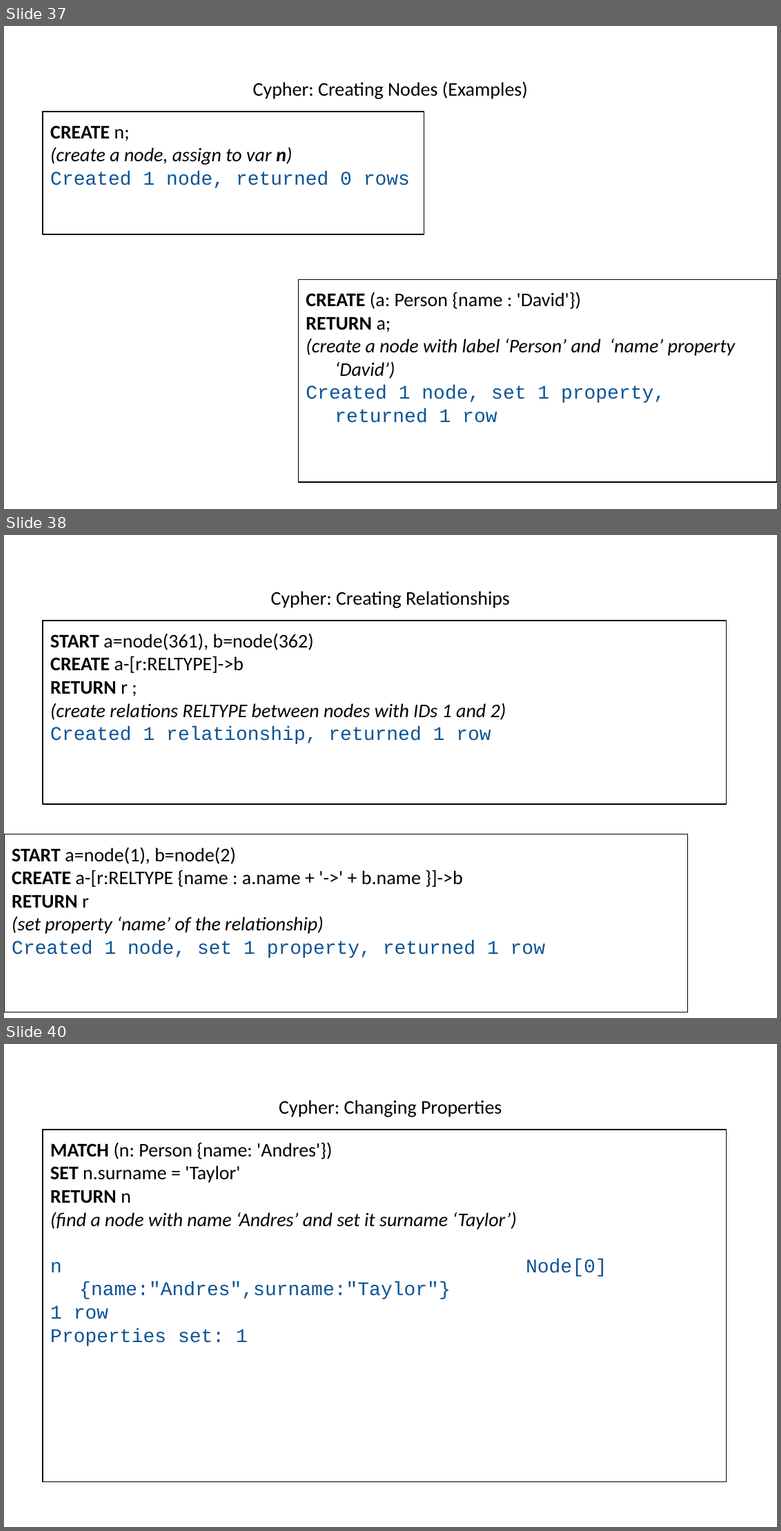
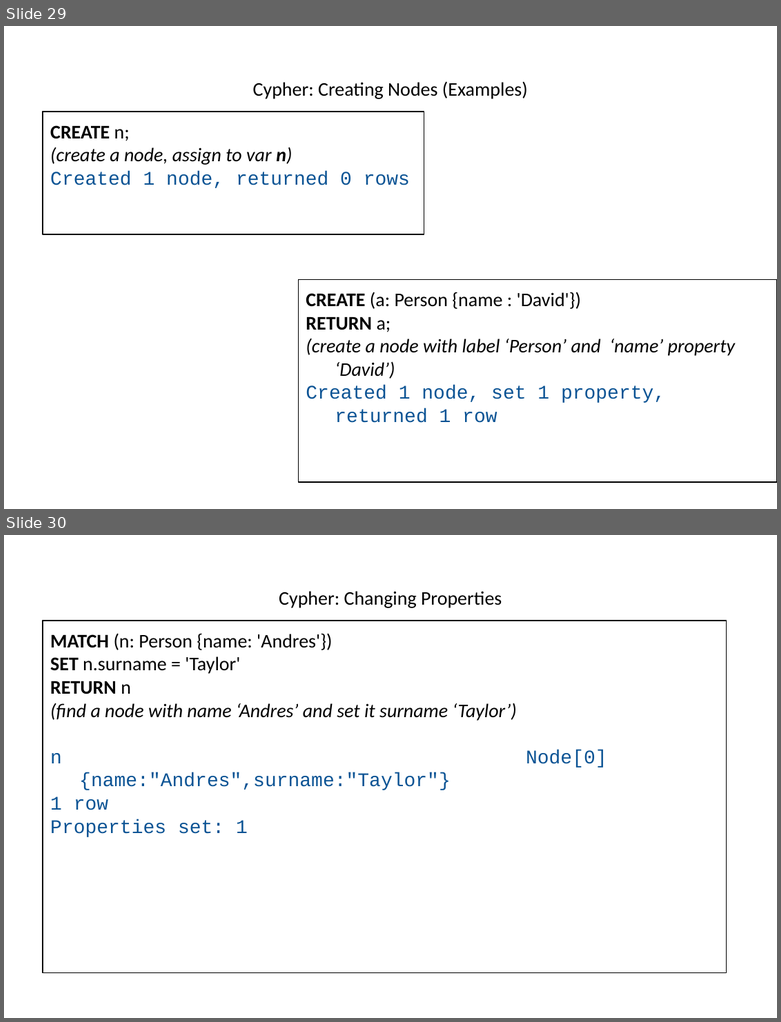
Before and after one commit to hogeschool/INFDEV026B, a slide deck: Lecture 5.pptx. Shown one above the other, each under a label of ours: slides 37, 38 and 40 before the commit, slides 29 and 30 after it; the slides between them are not shown. The pictures are 781x1531 and 781x1022 pixels, drawn with LibreOffice and Linux fonts; fonts in the diff are those of the drawing. Boxes give left, top, right and bottom in pixels: in the first picture for what was removed or moved away, otherwise in the second. Text is boxed around its words. In the diff, an @@ line names an element or a change of style, - is before the commit and + after.

```diff
--- a/Lecture 5.pptx
+++ b/Lecture 5.pptx
@@ slide 38 removed at <box>4,535,777,1018</box>, background #FFFFFF @@
@@ title removed at <box>271,591,510,608</box> @@
-Cypher: Creating Relationships
@@ text removed at <box>43,621,726,805</box> @@
-START a=node(361), b=node(362)
-CREATE a-[r:RELTYPE]->b
-RETURN r ;
-(create relations RELTYPE between nodes with IDs 1 and 2)
-Created 1 relationship, returned 1 row
@@ text removed at <box>4,834,688,1012</box> @@
-START a=node(1), b=node(2)
-CREATE a-[r:RELTYPE {name : a.name + '->' + b.name }]->b
-RETURN r
-(set property ‘name’ of the relationship)
-Created 1 node, set 1 property, returned 1 row
@@ what was slide 37 is now slide 29 @@
@@ what was slide 40 is now slide 30 @@
```
Also in this commit, not shown: 2 slides changed, 2 slides added, 11 other slides removed.
